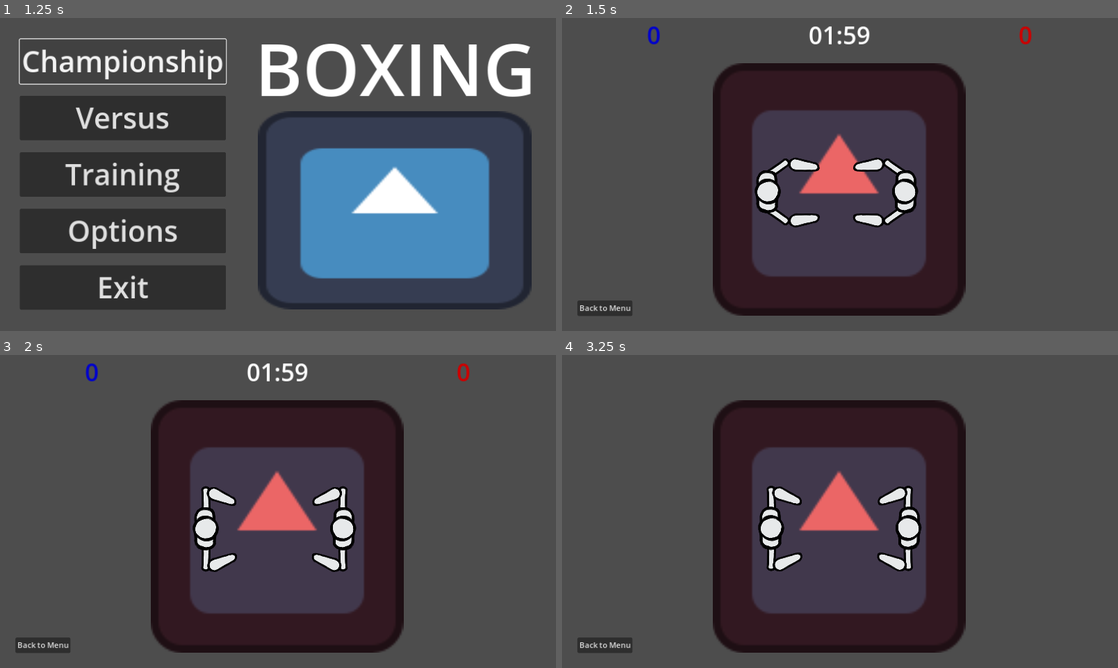
Above: before the commit, frames 1-4 (two rows, left to right).
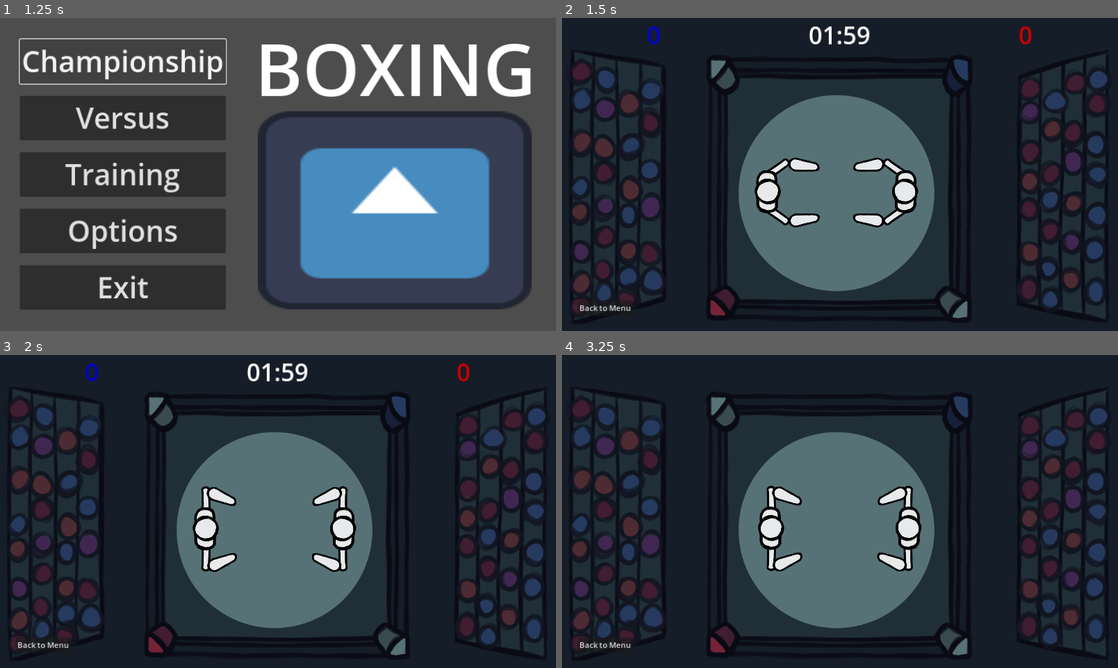
Above: after the commit, the same moments.

Repository: Eefschmeef2310/GDS1-Lab4
Game: Godot game, scene res://scenes/menus/main_menu.tscn
Two runs of this game, one before a commit and one after it. Both use one fixed random seed, a clock stepped at 60 frames per second and the inputs below. The engine's default icon, where the game draws it, is replaced by a stand-in: a white triangle on a blue panel in a dark square.
Inputs:
- Up to frame 1 (1.25 s): click "Championship" at 0.5 s
- Up to frame 2 (1.5 s): click "Versus" at 1.25 s
- Up to frame 3 (2 s): no input
- Up to frame 4 (3.25 s): click "Back to Menu" at 2 s; click "Training" at 2.75 s

Frame 1 is identical in both runs. In frame 2, 84% of the frame differs, in the area x 0-100%, y 0-100%; in frame 3, 84%; in frame 4, 85%.

Commit message:
background

Diff:
--- a/scenes/base_level.tscn
+++ b/scenes/base_level.tscn
@@ -1,8 +1,17 @@
-[gd_scene load_steps=2 format=3 uid="uid://cn5ca3ycbsm2p"]
+[gd_scene load_steps=6 format=3 uid="uid://cn5ca3ycbsm2p"]
 
+[ext_resource type="Texture2D" uid="uid://b1bex4uyp6fw0" path="res://assets/background.png" id="1_pf8nb"]
 [ext_resource type="Texture2D" uid="uid://ifv7d6ijolyw" path="res://icon.svg" id="1_sdqqs"]
+[ext_resource type="Texture2D" uid="uid://c4u72iwdl8vo8" path="res://assets/ring.png" id="2_8ptoh"]
+[ext_resource type="Texture2D" uid="uid://t568mg8ro4h7" path="res://assets/crowd_left.png" id="3_hc60e"]
+[ext_resource type="Texture2D" uid="uid://c5l5gv1ptw3tt" path="res://assets/crowd_right.png" id="4_36442"]
 
 [node name="BaseLevel" type="Node2D"]
+
+[node name="Background" type="Sprite2D" parent="."]
+self_modulate = Color(0.0823529, 0.113725, 0.156863, 1)
+texture = ExtResource("1_pf8nb")
+centered = false
 
 [node name="Camera2D" type="Camera2D" parent="."]
 anchor_mode = 0
@@ -11,9 +20,24 @@
 position = Vector2(574, 355)
 
 [node name="CollisionPolygon2D" type="CollisionPolygon2D" parent="StaticBody2D"]
-polygon = PackedVector2Array(-260, 262, -260, -266, -314, -267, -311, 283, 288, 281, 281, -321, -258, -318, -260, -268, 261, -265, 263, 265)
+polygon = PackedVector2Array(-235, 232, -230, -229, -273, -276, -276, 273, 277, 279, 277, -275, -273, -277, -229, -233, 232, -234, 230, 227)
+
+[node name="Ring" type="Sprite2D" parent="StaticBody2D"]
+position = Vector2(0, -1)
+texture = ExtResource("2_8ptoh")
 
 [node name="Sprite2D" type="Sprite2D" parent="StaticBody2D"]
+visible = false
 modulate = Color(0.921569, 0.4, 0.4, 1)
 scale = Vector2(4.09375, 4.09375)
 texture = ExtResource("1_sdqqs")
+
+[node name="CrowdLeft" type="Sprite2D" parent="."]
+position = Vector2(113, 349)
+scale = Vector2(0.9, 0.9)
+texture = ExtResource("3_hc60e")
+
+[node name="CrowdRight" type="Sprite2D" parent="."]
+position = Vector2(1040, 349)
+scale = Vector2(0.9, 0.9)
+texture = ExtResource("4_36442")
Binary file added: assets/background.png
Not shown, added: assets/background.png.import
Binary file added: assets/crowd_left.png
Not shown, added: assets/crowd_left.png.import
Binary file added: assets/crowd_right.png
Not shown, added: assets/crowd_right.png.import
Binary file added: assets/ring.png
Not shown, added: assets/ring.png.import
